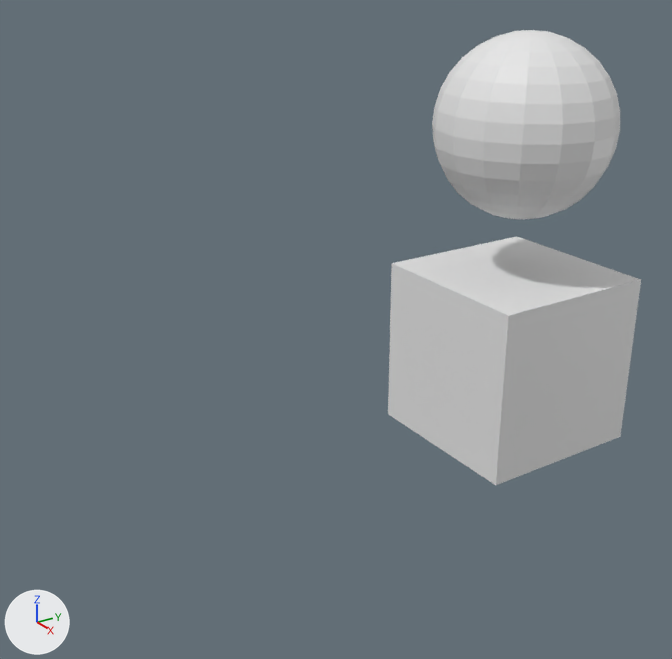
Renders of the Blender file untitled.blend from each side of a commit.
One viewpoint serves both versions: a camera (50 mm lens) standing at (7.41, -7.27, 4.48) and looking at (0.03, -2.45, 0.84). Arrows for +X, +Y and +Z are at lower left; the lights stay in place. The first picture is the older version.

Script lines for the objects in view, before the commit:
```python
me_cube = bpy.data.meshes.new('Cube')
me_cube.from_pydata(...)  # a box spanning x -1.0..1.0, y -1.0..1.0, z -1.0..1.0
me_cube.materials.append(mat_material)  # white #e7e7e7
me_sphere = bpy.data.meshes.new('Sphere')
me_sphere.from_pydata(...)  # a UV sphere (16 segments, 16 rings, poles along z) spanning x -1.0..1.0, y -1.0..1.0, z -1.0..1.0
ob_cube = bpy.data.objects.new('Cube', me_cube)
ob_cube.location = (0.0, 0.0, 0.0)
ob_sphere = bpy.data.objects.new('Sphere', me_sphere)
ob_sphere.location = (0.0, 0.0, 2.65)
```
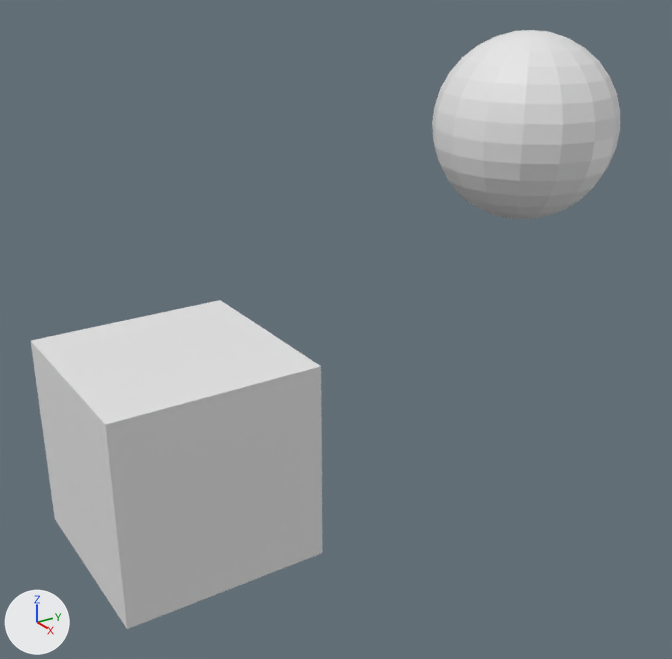
Edits to the bpy script that builds the scene:
```text
Change ob_cube:
    ob_cube.location: (0.0, 0.0, 0.0) -> (0.0, -4.25, 0.0)
```

Location of each change, [x1, y1, x2, y2] in pixels of the pictures (672 x 659 px):
'Cube', moved: before [388, 237, 641, 485]; after [31, 300, 322, 629]
